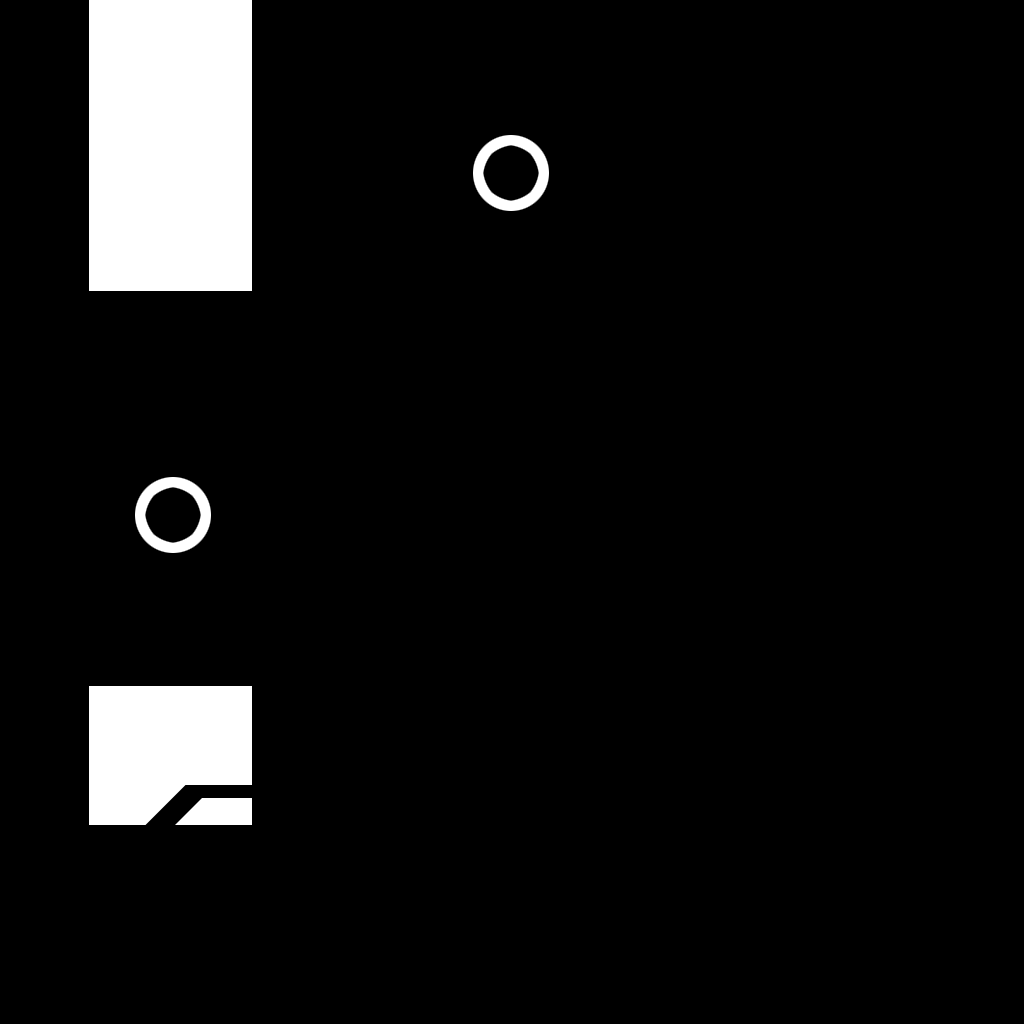
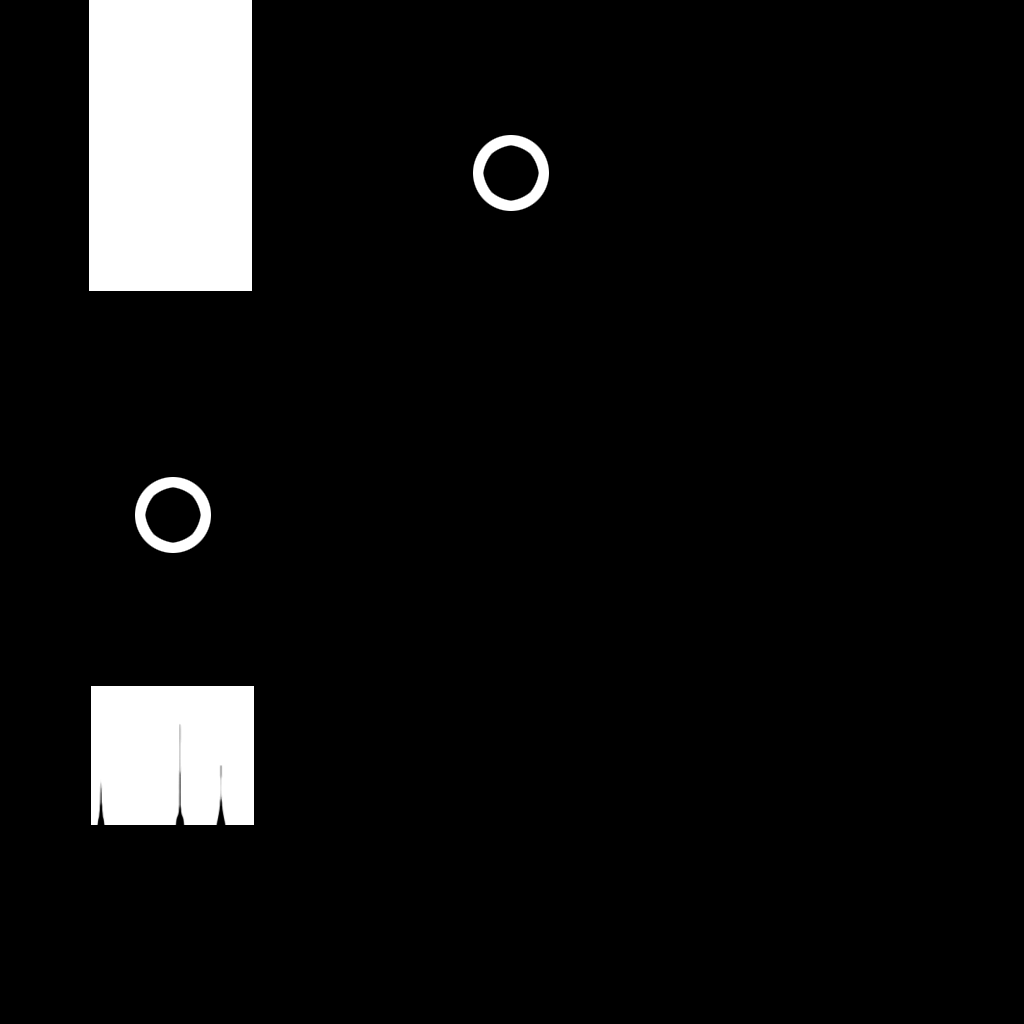
Layered file, before and after one edit (1024×1024). Changes by layer:
painted on "Layer 4 copy" over [89, 686, 254, 825]
